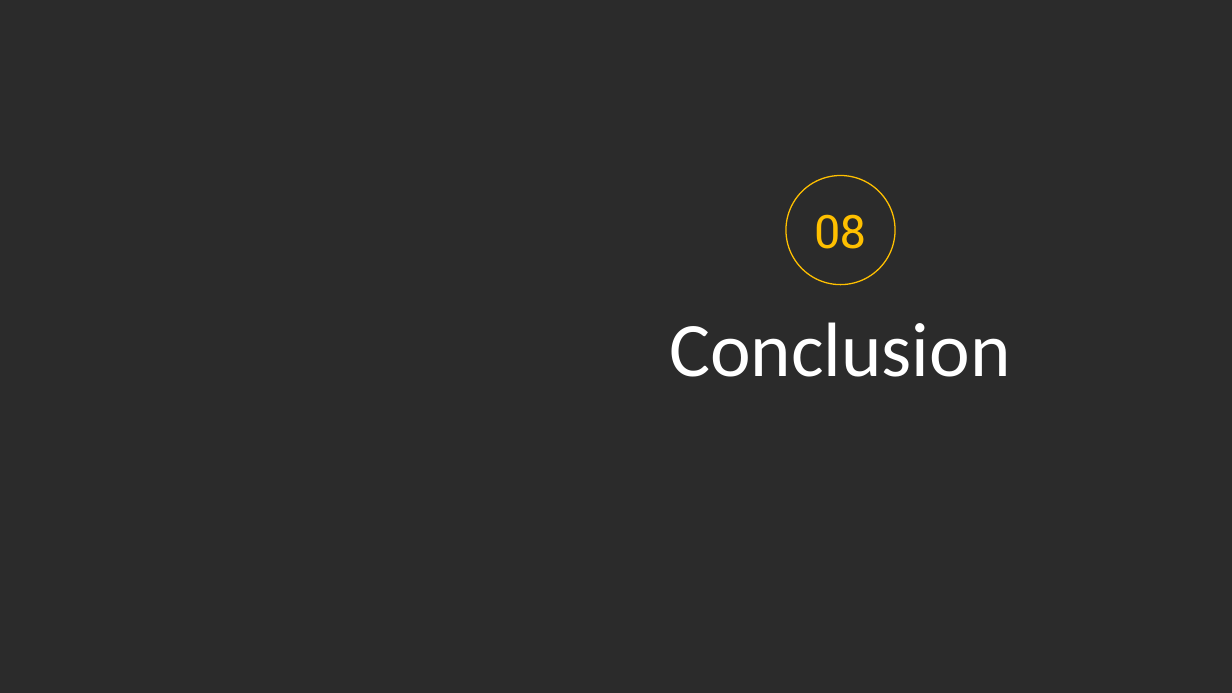
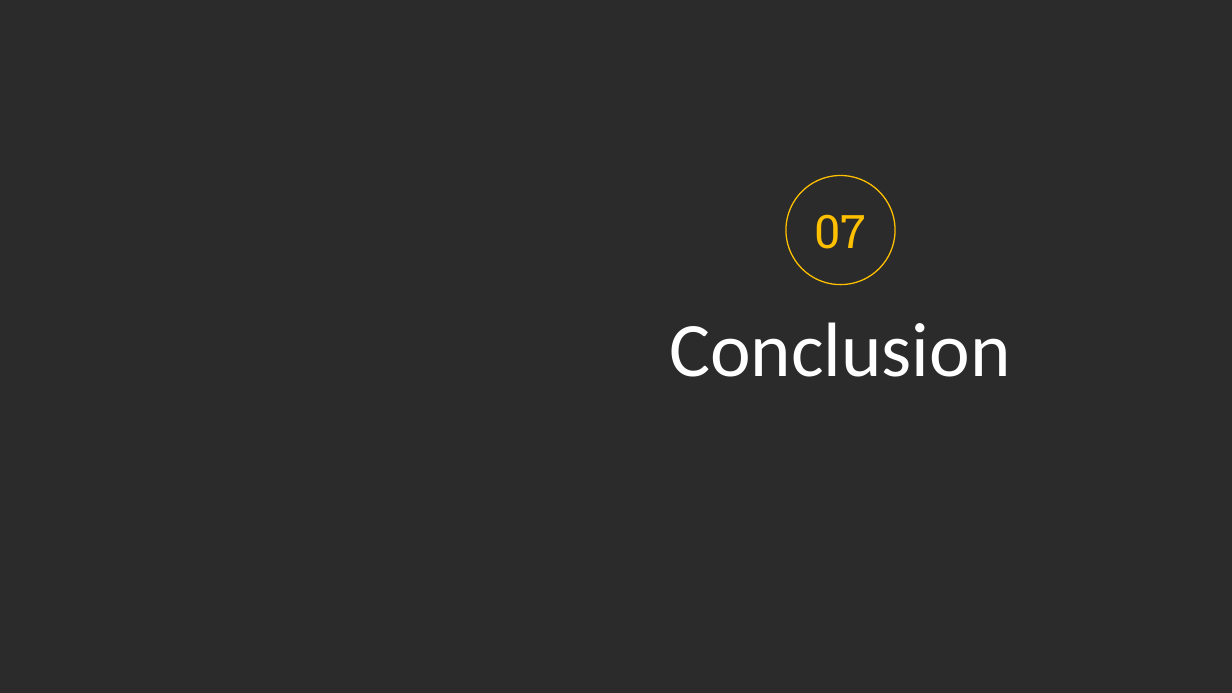
Before and after one commit to prafullwahatule/BI-Amazon-Sale-Report, a slide deck: slide 28 of Report/Amazon Sales Report.pptx (slide 29 before the commit). Drawn at 1232x693 pixels with LibreOffice and Linux fonts; fonts in the diff are those of the drawing; background and template pictures are left out; a plain dark background stands for a picture behind light text. Boxes give left, top, right and bottom in pixels: in the first picture for what was removed or moved away, otherwise in the second. Text is boxed around its words. In the diff, an @@ line names an element or a change of style, - is before the commit and + after.

```diff
--- a/Report/Amazon Sales Report.pptx
+++ b/Report/Amazon Sales Report.pptx
@@ text in ellipse at (815, 214, 867, 249): text changed @@
-08
+07
```
Also in this commit, not shown: 1 other slide changed, 4 slides added, 4 slides removed.
